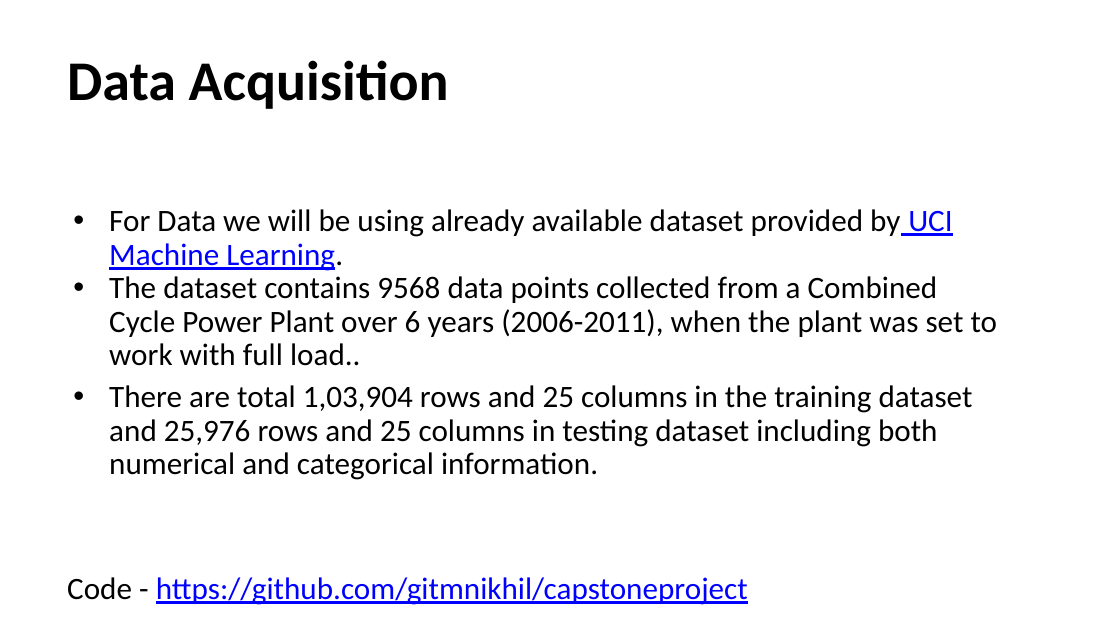
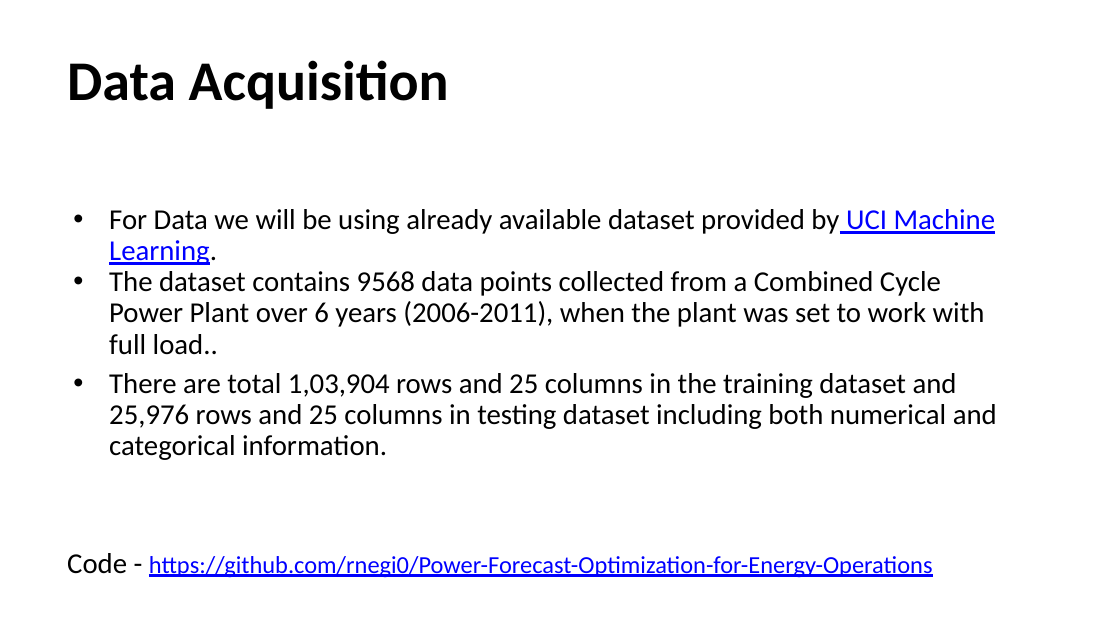
Before and after one commit to rnegi0/Power-Forecast-Optimization-for-Energy-Operations, a slide deck: slide 5 of Power Forecast Optimization for Energy Operations.pptx. Drawn at 1120x630 pixels with LibreOffice and Linux fonts; fonts in the diff are those of the drawing. Boxes give left, top, right and bottom in pixels: in the first picture for what was removed or moved away, otherwise in the second. Text is boxed around its words. In the diff, an @@ line names an element or a change of style, - is before the commit and + after.

Commit message:
Add files via upload
Updated PPT

```diff
--- a/Power Forecast Optimization for Energy Operations.pptx
+++ b/Power Forecast Optimization for Energy Operations.pptx
@@ text at (109, 209, 997, 460): size 20 to 18.5 pt in "For Data we will be using already ...", "The dataset contains 9568 data points collected ...", "There are total 1,03,904 rows and 25 ..." @@
@@ text at (67, 553, 933, 578): text changed; size 20 to 15.7 pt @@
-Code - https://github.com/gitmnikhil/capstoneproject
+Code - https://github.com/rnegi0/Power-Forecast-Optimization-for-Energy-Operations
```
